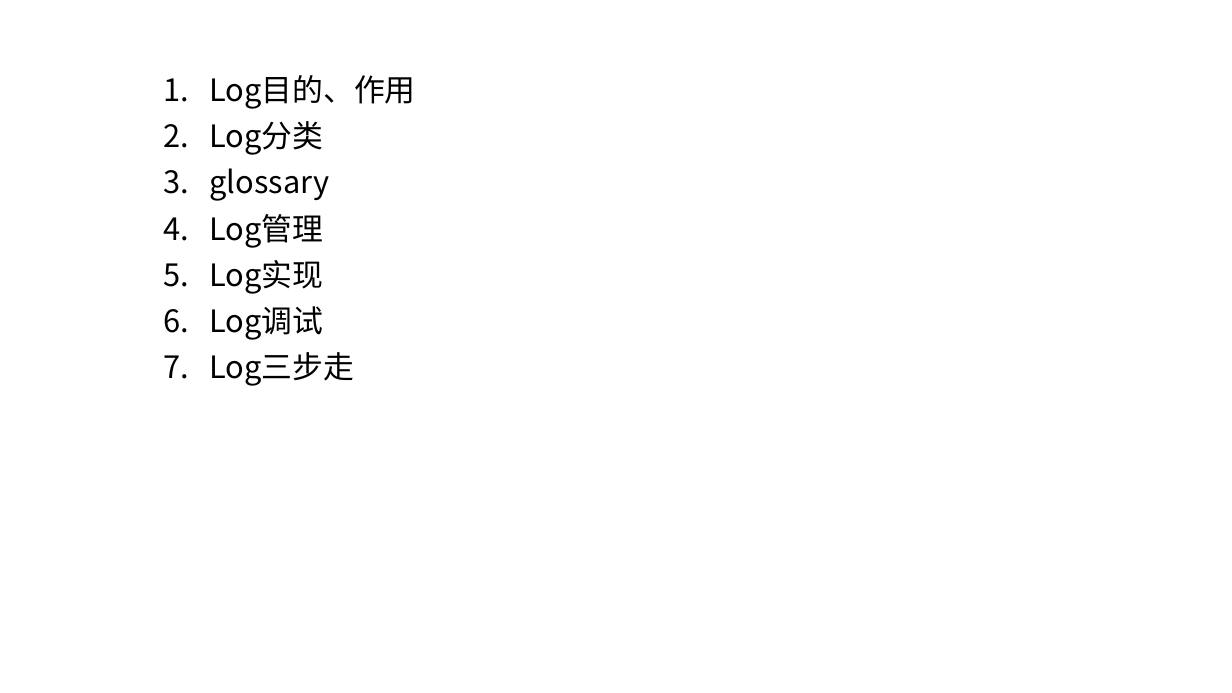
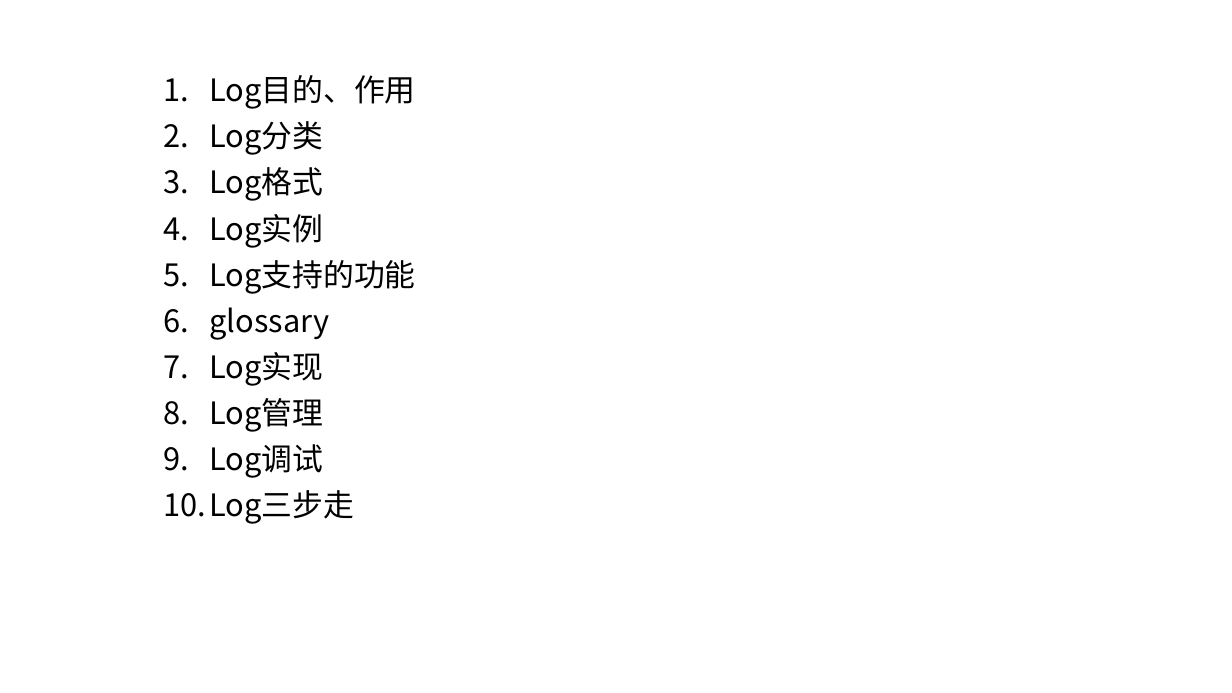
Before and after one commit to qicen/jw, a slide deck: slide 1 of log.pptx. Drawn at 1232x693 pixels with LibreOffice and Linux fonts; fonts in the diff are those of the drawing. Boxes give left, top, right and bottom in pixels: in the first picture for what was removed or moved away, otherwise in the second. Text is boxed around its words. In the diff, an @@ line names an element or a change of style, - is before the commit and + after.

```diff
--- a/log.pptx
+++ b/log.pptx
@@ subtitle at (209,167,415,294): paragraphs added @@
+3. Log格式
+4. Log实例
+5. Log支持的功能
@@ subtitle at (209,260,323,294): paragraph removed @@
-5. Log实现
@@ subtitle at (209,352,323,386): paragraph added @@
+7. Log实现
```
Also in this commit, not shown: 2 other slides changed, 10 slides added, 1 slide removed.
